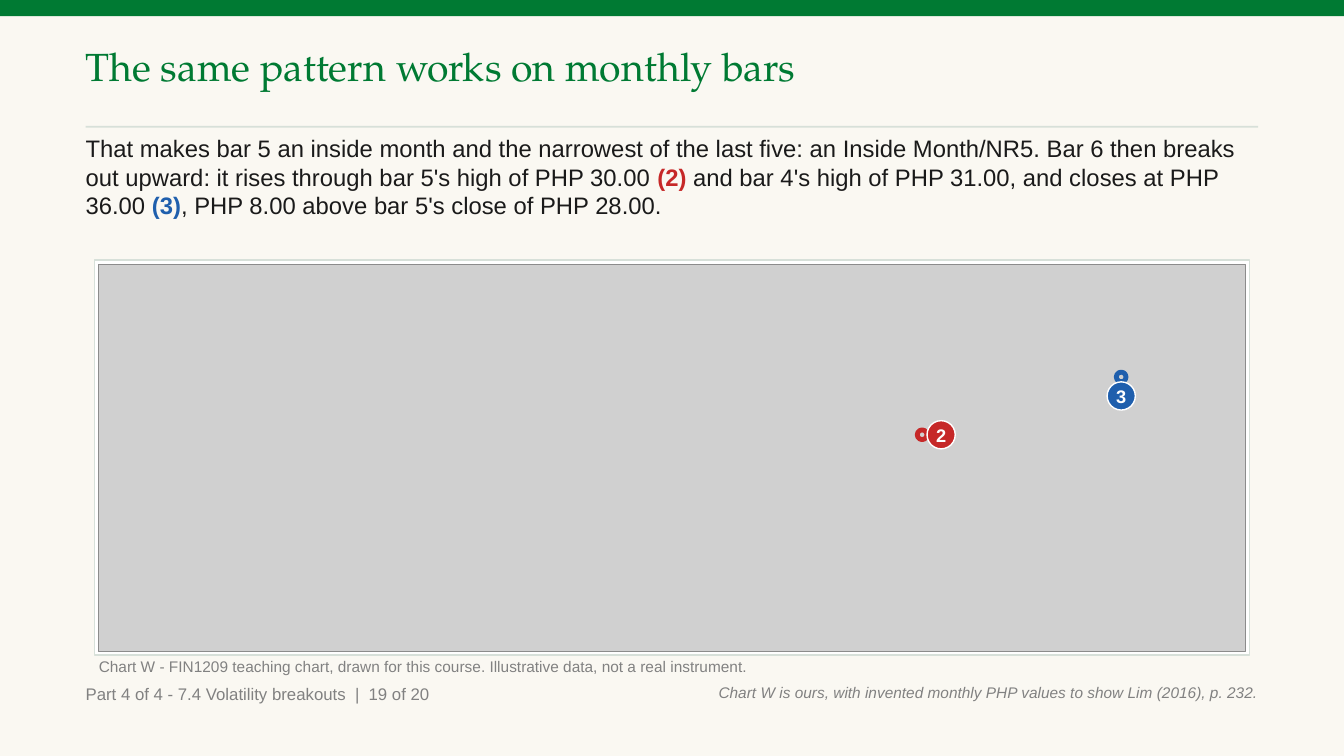
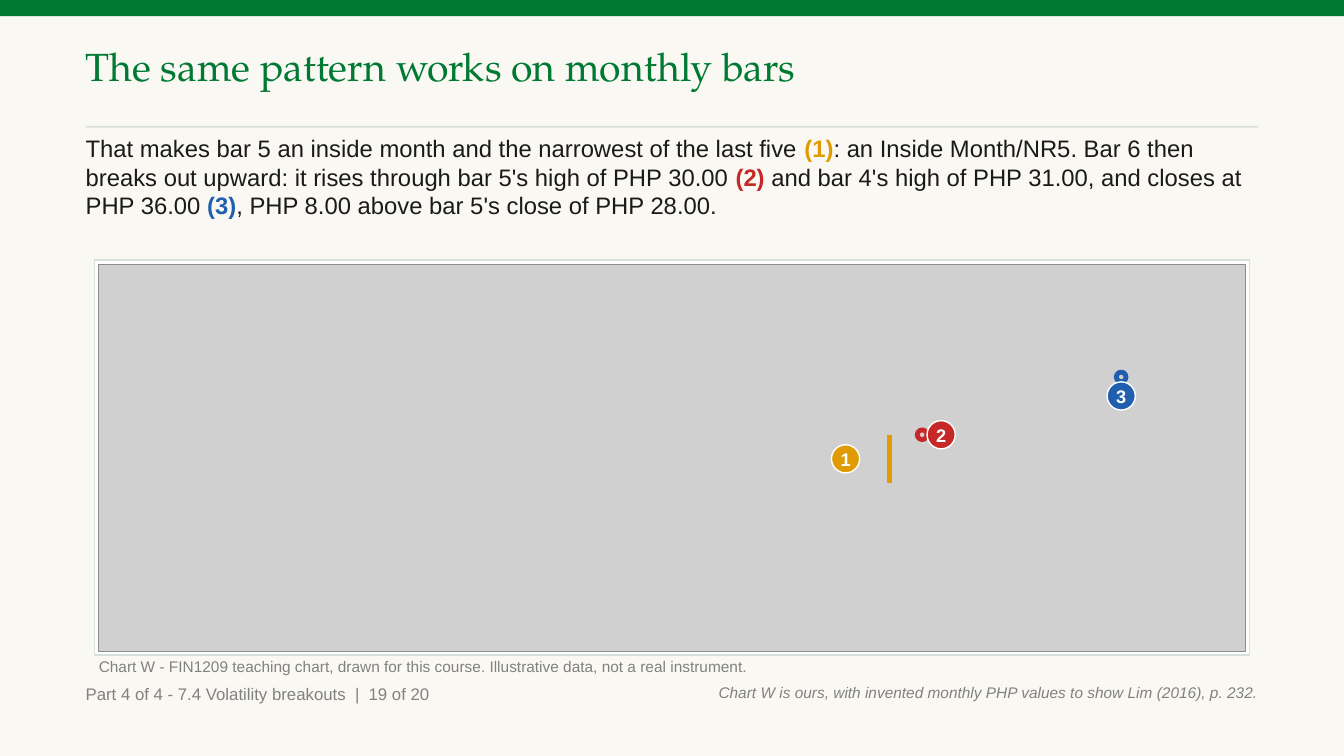
Before and after one commit to benjiesotelo-sudo/Telos_FIN1209, a slide deck: slide 243 of chapter-07/FIN1209-Chapter-07.pptx. Drawn at 1344x756 pixels with LibreOffice and Linux fonts; fonts in the diff are those of the drawing; grey boxes stand for pictures. Boxes give left, top, right and bottom in pixels: in the first picture for what was removed or moved away, otherwise in the second. Text is boxed around its words. In the diff, an @@ line names an element or a change of style, - is before the commit and + after.

Commit message:
Chapter 7: name mark 1 on slides 235 and 243, plainer Check 33 Q2 option and reason

```diff
--- a/chapter-07/FIN1209-Chapter-07.pptx
+++ b/chapter-07/FIN1209-Chapter-07.pptx
@@ text at <box>86,139,1242,219</box>: text changed @@
-That makes bar 5 an inside month and the narrowest of the last five: an Inside Month/NR5. Bar 6 then breaks out upward: it rises through bar 5's high of PHP 30.00 (2) and bar 4's high of PHP 31.00, and closes at PHP 36.00 (3), PHP 8.00 above bar 5's close of PHP 28.00.
+That makes bar 5 an inside month and the narrowest of the last five (1): an Inside Month/NR5. Bar 6 then breaks out upward: it rises through bar 5's high of PHP 30.00 (2) and bar 4's high of PHP 31.00, and closes at PHP 36.00 (3), PHP 8.00 above bar 5's close of PHP 28.00.
@@ ellipse added at <box>832,445,860,473</box>, fill #E09B00, outline #FFFFFF 1 pt, 13 pt, text #FFFFFF, bold @@
+1
@@ line added from (890, 483) to (890, 435), #E09B00 3.5 pt @@
```
Also in this commit, not shown: 3 other slides changed, 1 other file.
